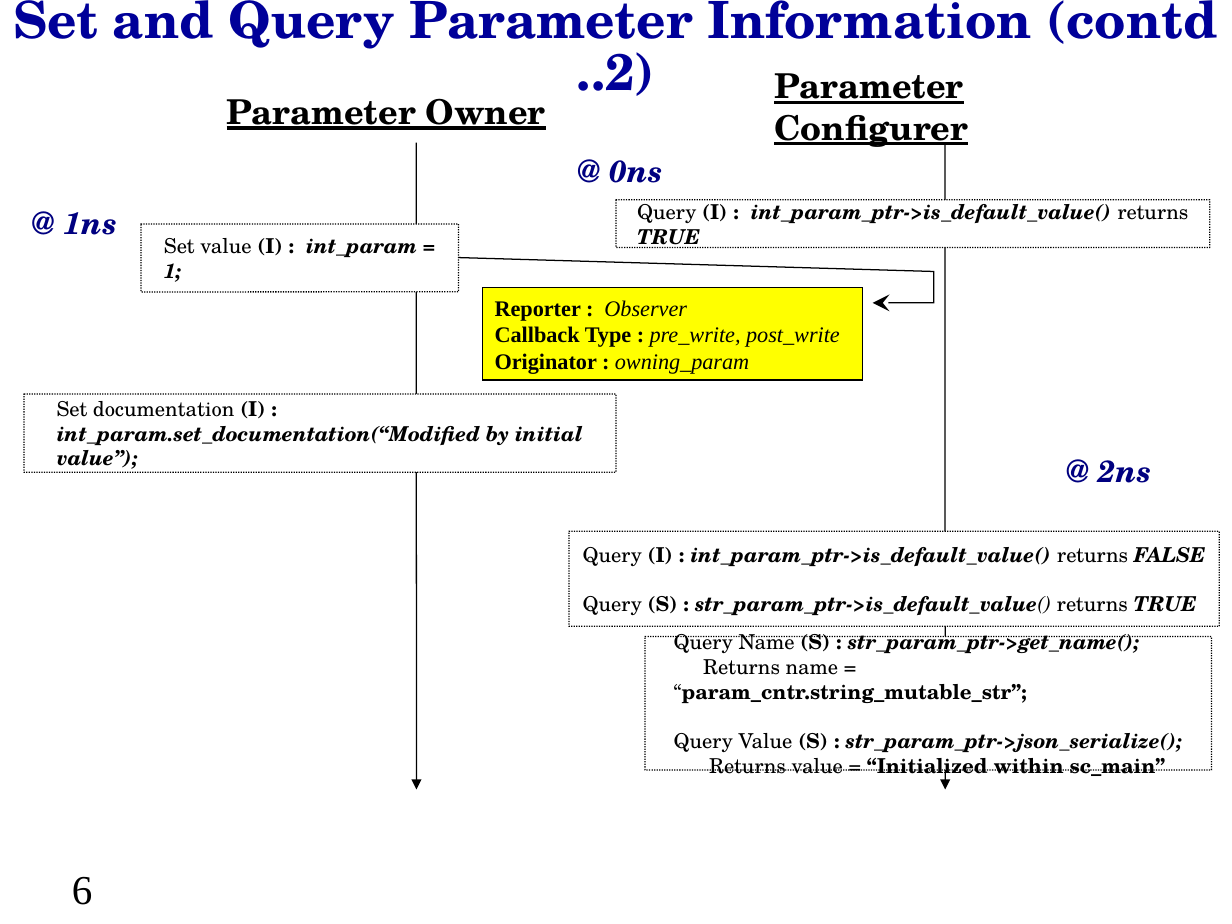
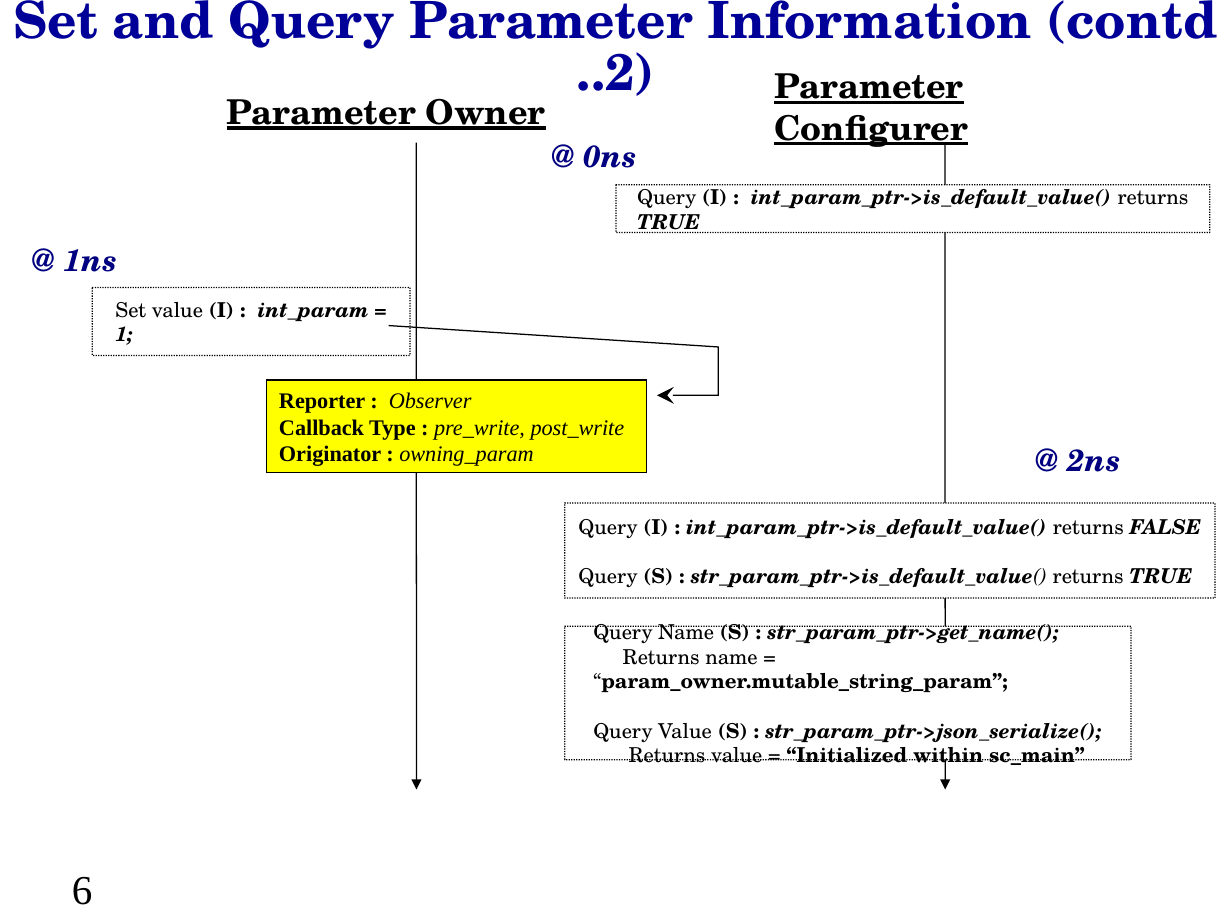
Before and after one commit to accellera-official/cci, a slide deck: slide 6 of examples/ex7_Parameter_Information/docs/ex7_Parameter_Information.ppt. Drawn at 1232x924 pixels with LibreOffice and Linux fonts; fonts in the diff are those of the drawing; background and template pictures are left out. Boxes give left, top, right and bottom in pixels: in the first picture for what was removed or moved away, otherwise in the second. Text is boxed around its words. In the diff, an @@ line names an element or a change of style, - is before the commit and + after.

```diff
--- a/examples/ex7_Parameter_Information/docs/ex7_Parameter_Information.ppt
+++ b/examples/ex7_Parameter_Information/docs/ex7_Parameter_Information.ppt
@@ text "@ 0ns": place and size @@
-text "@ 0ns" at bbox=[609, 160, 663, 183]
+text "@ 0ns" at bbox=[583, 145, 637, 168]
@@ rounded rectangle "Query (I) : int_param_ptr->is_default_value() returns ...": place and size @@
-rounded rectangle "Query (I) : int_param_ptr->is_default_value() returns ..." at bbox=[616, 200, 1210, 248]
+rounded rectangle "Query (I) : int_param_ptr->is_default_value() returns ..." at bbox=[616, 185, 1210, 233]
@@ text "@ 1ns": place and size @@
-text "@ 1ns" at bbox=[63, 212, 117, 235]
+text "@ 1ns" at bbox=[63, 249, 117, 272]
@@ rounded rectangle "Set value (I) : int_param ...": place and size @@
-rounded rectangle "Set value (I) : int_param ..." at bbox=[140, 224, 458, 292]
+rounded rectangle "Set value (I) : int_param ..." at bbox=[92, 287, 410, 355]
@@ freeform shape "Reporter : Observer": place and size @@
-freeform shape "Reporter : Observer" at bbox=[483, 287, 862, 379]
+freeform shape "Reporter : Observer" at bbox=[267, 379, 647, 472]
@@ rounded rectangle removed at bbox=[25, 394, 616, 473] @@
-Set documentation (I) :
-int_param.set_documentation(“Modified by initial value”);
@@ text "@ 2ns": place and size @@
-text "@ 2ns" at bbox=[1098, 460, 1152, 483]
+text "@ 2ns" at bbox=[1067, 449, 1121, 472]
@@ rounded rectangle "Query (I) : int_param_ptr->is_default_value() returns ...": place and size @@
-rounded rectangle "Query (I) : int_param_ptr->is_default_value() returns ..." at bbox=[569, 531, 1220, 626]
+rounded rectangle "Query (I) : int_param_ptr->is_default_value() returns ..." at bbox=[564, 503, 1215, 598]
@@ rounded rectangle "Query Name (S) : str_param_ptr->get_name();": place and size @@
-rounded rectangle "Query Name (S) : str_param_ptr->get_name();" at bbox=[646, 637, 1212, 770]
+rounded rectangle "Query Name (S) : str_param_ptr->get_name();" at bbox=[564, 626, 1131, 759]
@@ text in rounded rectangle at bbox=[593, 649, 1008, 692]: text changed @@
-Returns name = “param_cntr.string_mutable_str”;
+Returns name = “param_owner.mutable_string_param”;
```
Also in this commit, not shown: 11 other slides changed, 4 other files.
